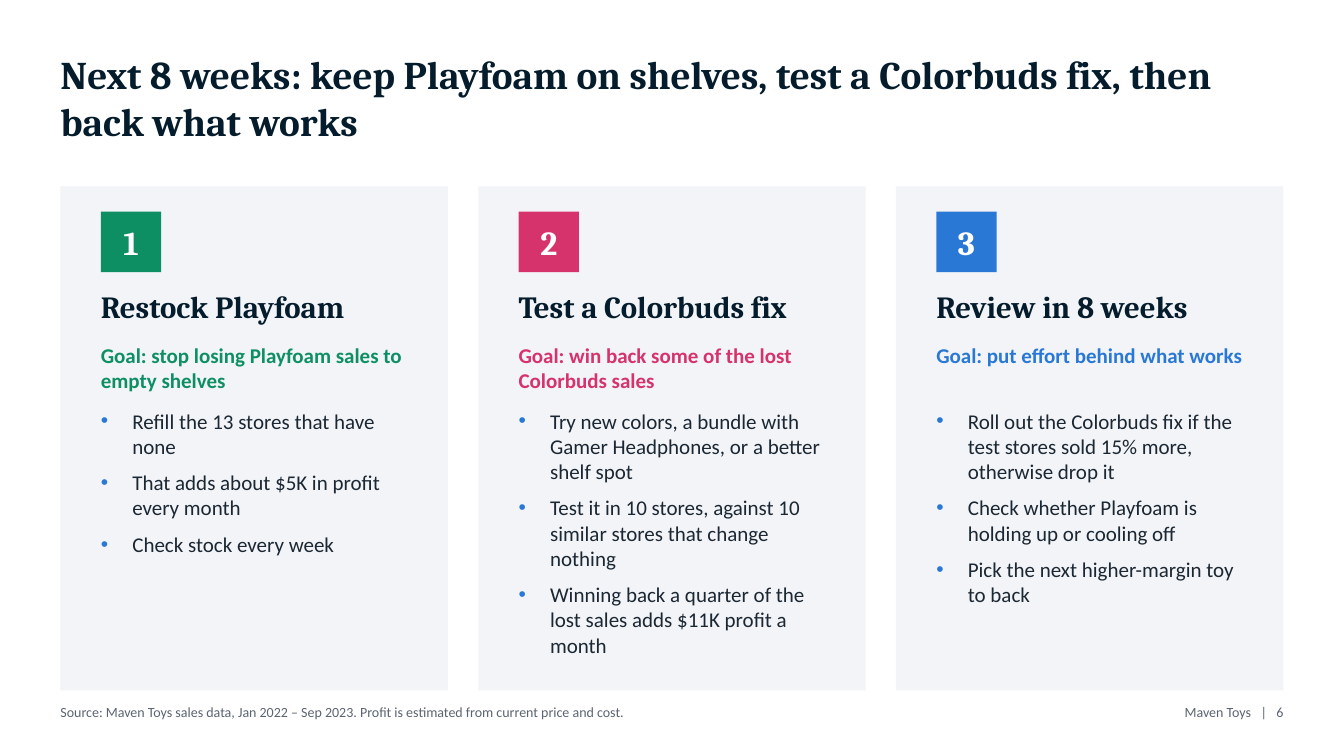
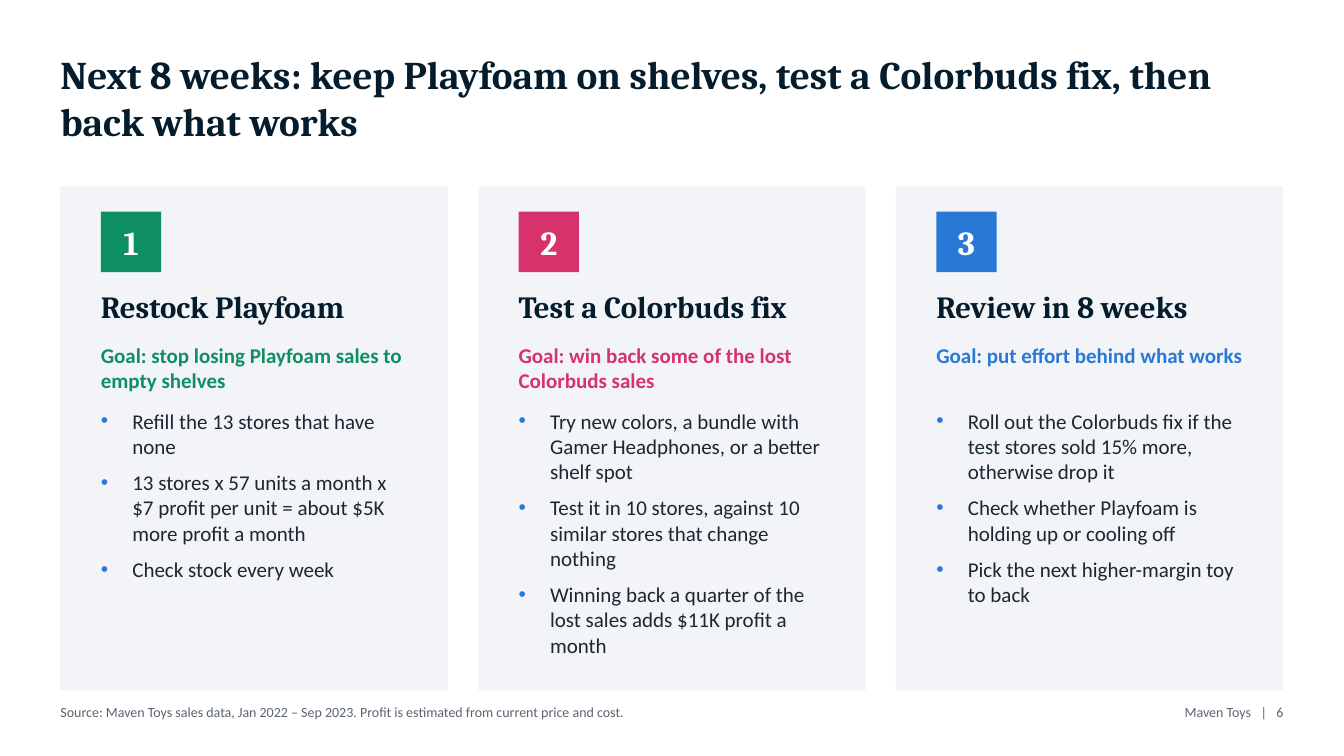
Before and after one commit to surajko9000/maven-toys-ai-analytics, a slide deck: slide 6 of site/deck/Colorbuds_to_Playfoam.pptx. Drawn at 1344x756 pixels with LibreOffice and Linux fonts; fonts in the diff are those of the drawing. Boxes give left, top, right and bottom in pixels: in the first picture for what was removed or moved away, otherwise in the second. Text is boxed around its words. In the diff, an @@ line names an element or a change of style, - is before the commit and + after.

```diff
--- a/site/deck/Colorbuds_to_Playfoam.pptx
+++ b/site/deck/Colorbuds_to_Playfoam.pptx
@@ text at <box>132,475,386,545</box>: text changed @@
-• That adds about $5K in profit every month
+• 13 stores x 57 units a month x $7 profit per unit = about $5K more profit a month
```
Also in this commit, not shown: 1 other slide changed, 5 other files.
